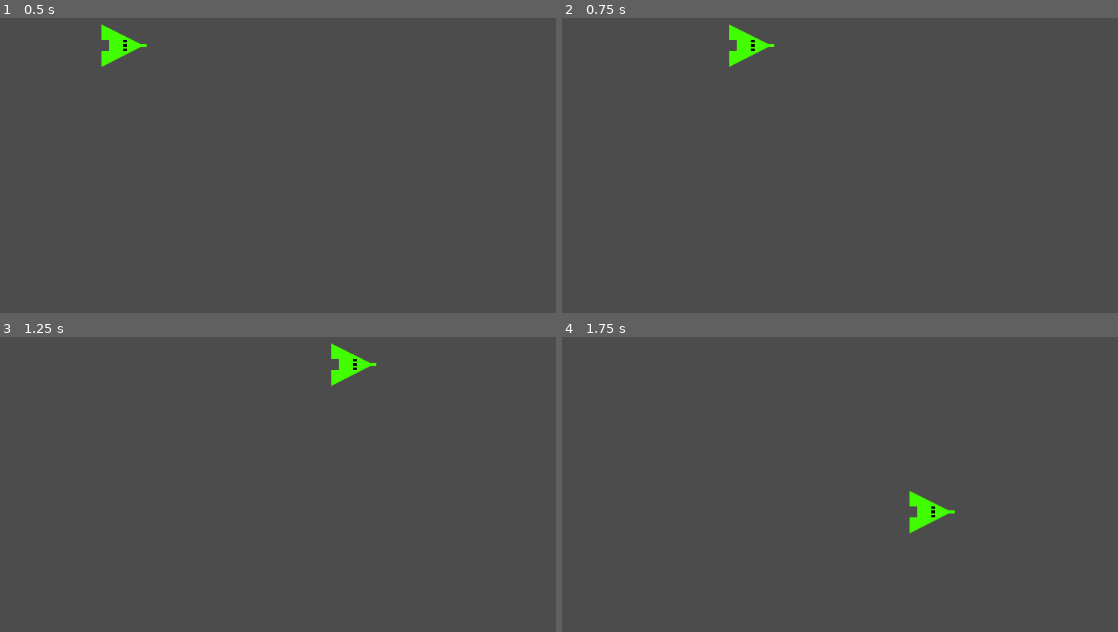
Above: before the commit, frames 1-4 (two rows, left to right).
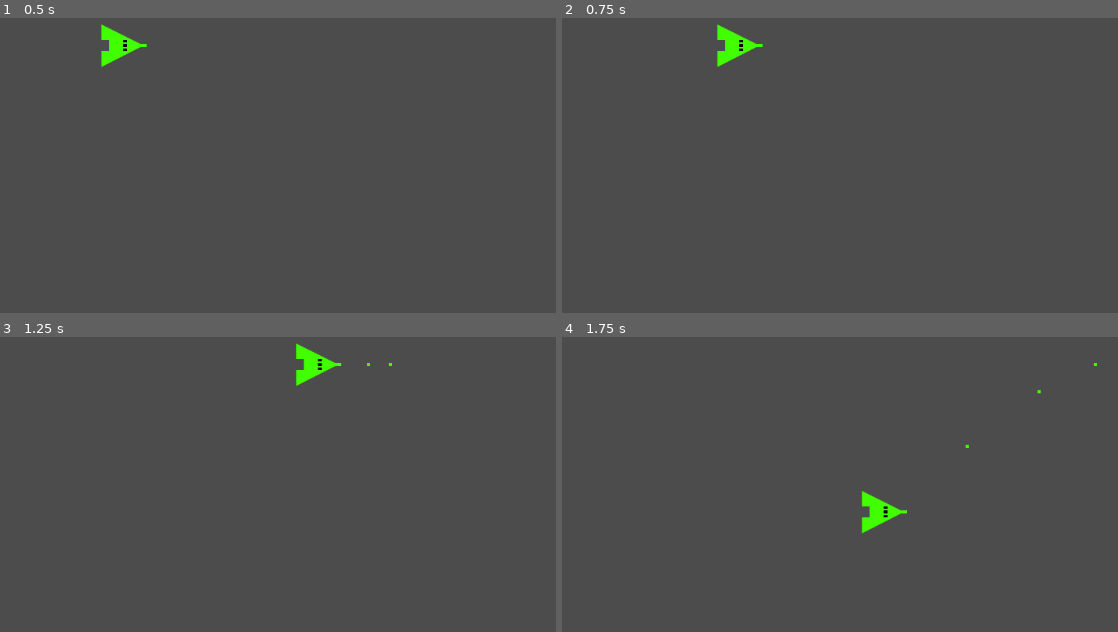
Above: after the commit, the same moments.

Repository: FreeDelete-Software/learn2shmup
Game: Godot game, scene res://levels/level0/level0.tscn
Same seed, same stepped clock (60 frames per second), same inputs: the game is played once before the commit and once after it.
Inputs:
- Up to frame 1 (0.5 s): no input
- Up to frame 2 (0.75 s): tap Enter at 0.5 s; hold Right (ui_right) from 0.53 s (still down); tap Space (ui_select) at 0.6 s
- Up to frame 3 (1.25 s): keep holding Right (ui_right); tap Space (ui_select) at 0.77, 1.07 s
- Up to frame 4 (1.75 s): release Right (ui_right) at 1.28 s; hold Down (ui_down) from 1.28 s (still down); tap Space (ui_select) at 1.35, 1.52 s

Frame 1 is identical in both runs. In frame 2, 0.6% of the frame differs, in the area x 27-39%, y 2-17%; in frame 3, 1.1%; in frame 4, 1.1%, in the area x 53-97%, y 8-67%.

Commit message:
Add bullet shooting to Player node

Diff:
--- /dev/null
+++ b/bullet/bullet.gd
@@ -0,0 +1,15 @@
+extends KinematicBody2D
+
+var velocity = Vector2.ZERO
+
+func _physics_process(delta):
+	position += velocity * delta
+
+# Called when the node enters the scene tree for the first time.
+func _ready():
+	pass # Replace with function body.
+
+
+# Called every frame. 'delta' is the elapsed time since the previous frame.
+#func _process(delta):
+#	pass
--- /dev/null
+++ b/bullet/bullet.tscn
@@ -0,0 +1,16 @@
+[gd_scene load_steps=4 format=2]
+
+[ext_resource path="res://art/bullet4x4.png" type="Texture" id=1]
+[ext_resource path="res://bullet/bullet.gd" type="Script" id=2]
+
+[sub_resource type="RectangleShape2D" id=1]
+extents = Vector2( 2, 2 )
+
+[node name="KinematicBody2D" type="KinematicBody2D"]
+script = ExtResource( 2 )
+
+[node name="Sprite" type="Sprite" parent="."]
+texture = ExtResource( 1 )
+
+[node name="CollisionShape2D" type="CollisionShape2D" parent="."]
+shape = SubResource( 1 )
--- /dev/null
+++ b/levels/level0/level0.gd
@@ -0,0 +1,15 @@
+extends Node2D
+
+
+# Called when the node enters the scene tree for the first time.
+func _ready():
+	pass # Replace with function body.
+
+
+
+func _on_Player_shoot(Bullet, location):
+	var b = Bullet.instance()
+	add_child(b)
+	#b.rotation = direction
+	b.position = location
+	b.velocity.x += 500
--- a/levels/level0/level0.tscn
+++ b/levels/level0/level0.tscn
@@ -1,8 +1,12 @@
-[gd_scene load_steps=2 format=2]
+[gd_scene load_steps=3 format=2]
 
 [ext_resource path="res://player/player.tscn" type="PackedScene" id=1]
+[ext_resource path="res://levels/level0/level0.gd" type="Script" id=2]
 
 [node name="Node2D" type="Node2D"]
+script = ExtResource( 2 )
 
 [node name="KinematicBody2D" parent="." instance=ExtResource( 1 )]
 position = Vector2( 469, 257 )
+
+[connection signal="shoot" from="KinematicBody2D" to="." method="_on_Player_shoot"]
--- a/player/player.gd
+++ b/player/player.gd
@@ -1,11 +1,14 @@
 extends KinematicBody2D
 
+signal shoot(Bullet, location)
 
 # Declare member variables here. Examples:
 # var a = 2
 # var b = "text"
 
 var speed = 420
+
+var _bullet = preload("res://bullet/bullet.tscn")
 
 # Called when the node enters the scene tree for the first time.
 func _ready():
@@ -27,3 +30,6 @@
 	if Input.is_action_pressed("ui_right"):
 		velocity.x += 1
 	move_and_slide(velocity * speed)
+
+	if Input.is_action_just_pressed("ui_select"):
+		emit_signal("shoot", _bullet, self.position)
